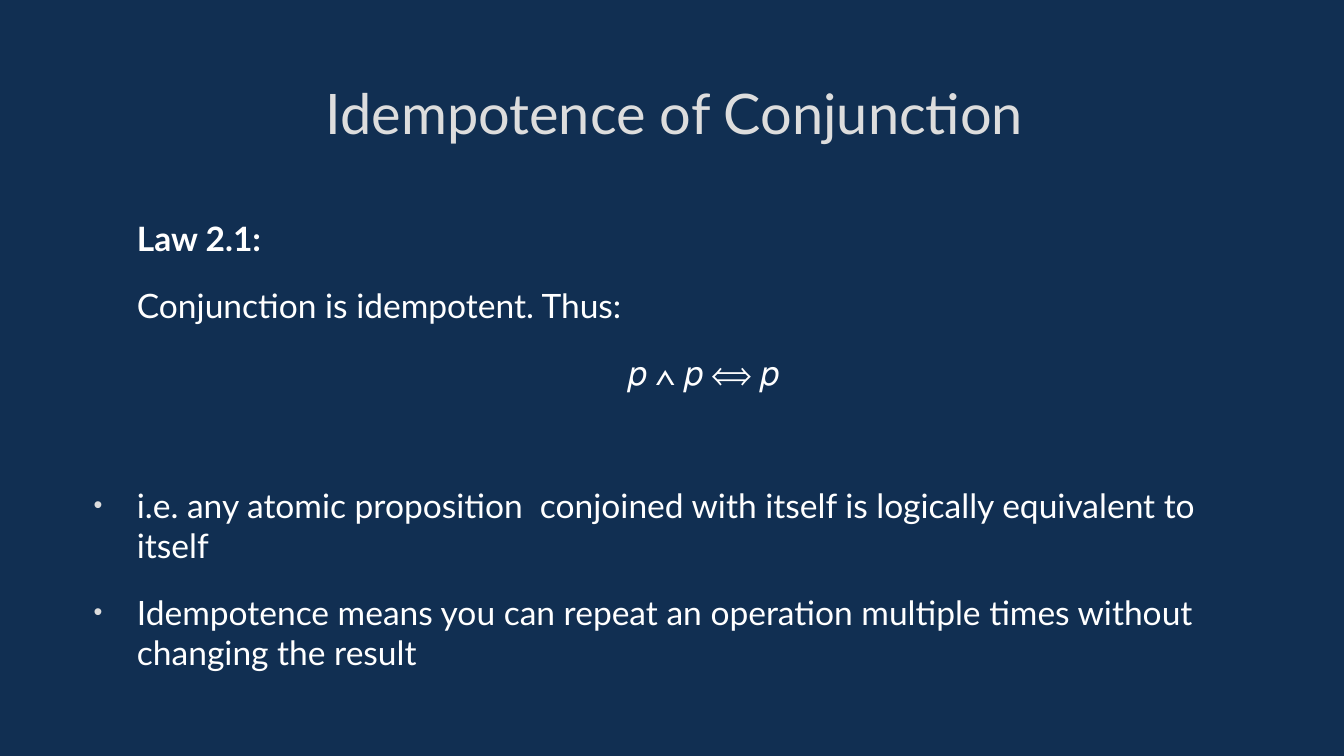
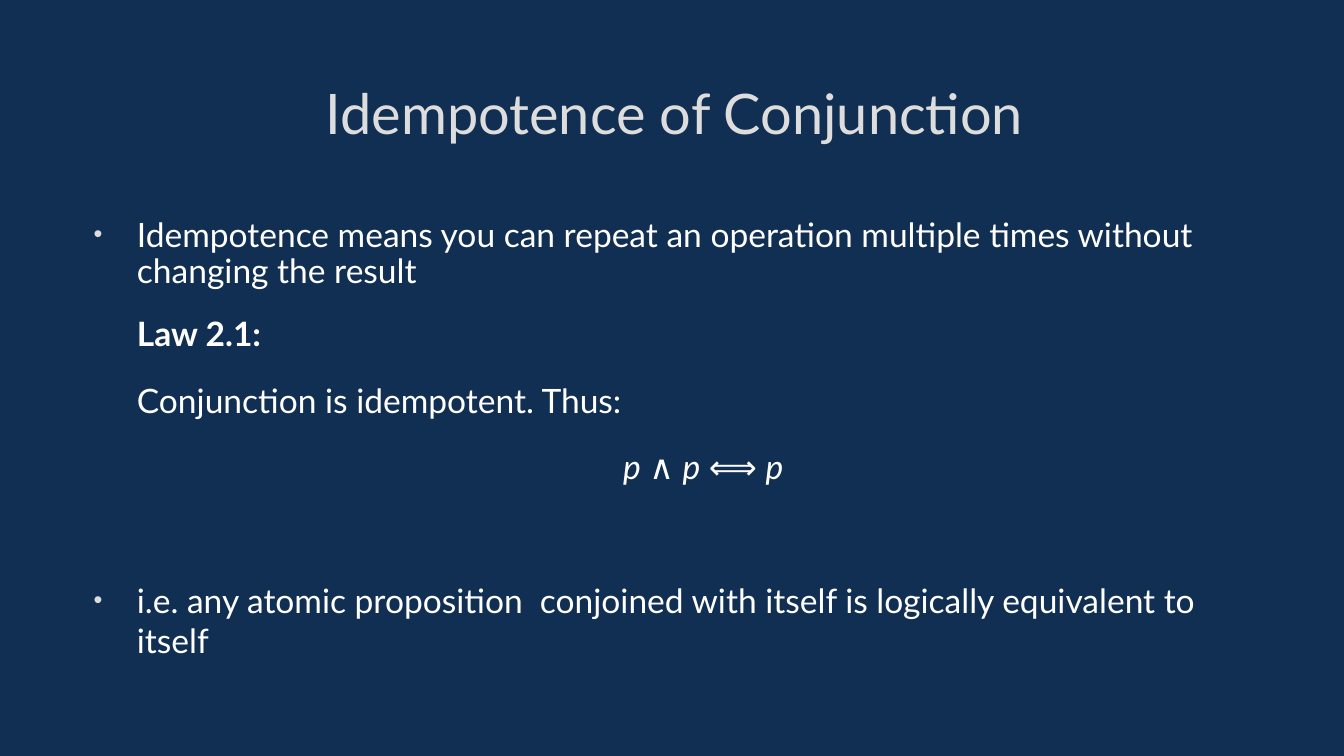
Before and after one commit to davidgundry/maths22-23, a slide deck: slide 28 of slides/maths-5-propositional-logic.odp (slide 24 before the commit). Drawn at 1344x756 pixels with LibreOffice and Linux fonts; fonts in the diff are those of the drawing. Boxes give left, top, right and bottom in pixels: in the first picture for what was removed or moved away, otherwise in the second. Text is boxed around its words. In the diff, an @@ line names an element or a change of style, - is before the commit and + after.

```diff
--- a/slides/maths-5-propositional-logic.odp
+++ b/slides/maths-5-propositional-logic.odp
@@ text at box(137, 222, 1193, 289): paragraph added @@
+• Idempotence means you can repeat an operation multiple times without changing the result
@@ text at box(137, 321, 261, 347): line spacing 1 to 0.9 @@
@@ text at box(623, 461, 784, 485): text changed; italic on @@
-𝑝 ∧ 𝑝 ⟺ 𝑝
+p ∧ p ⟺ p
@@ text at box(137, 600, 1193, 671): paragraph removed @@
-• Idempotence means you can repeat an operation multiple times without changing the result
```
Also in this commit, not shown: 32 other slides changed, 8 slides added, 1 slide removed, 18 other files.
